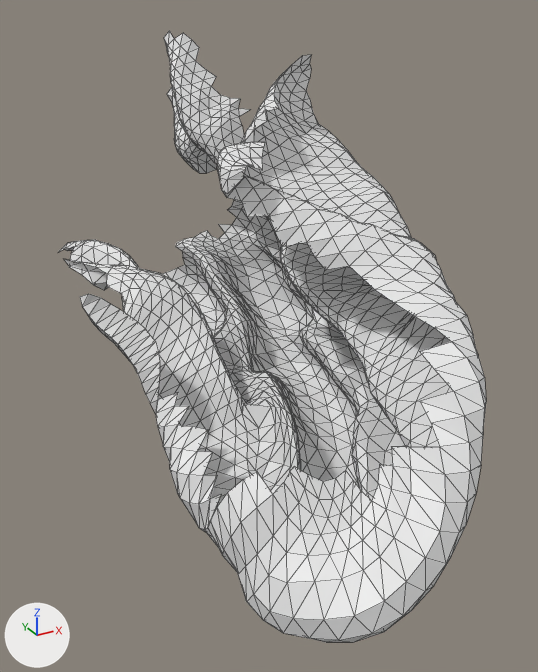
Two versions of the glTF model data/brain_meshes/temporal_lobe.glb, one commit apart.
One viewpoint serves both versions: a 50 mm lens placed at (-0.12, -1.521, 0.325), pointed at (0.671, -0.083, -0.395). The axes (+X, +Y, +Z) are drawn at lower left. The lights are the same throughout. The first picture is the older version. Mesh edges are drawn as thin lines. Where no turn or scale is listed for an object, it has been applied to the vertices.

Names of what the first picture shows: 'geometry_0'.
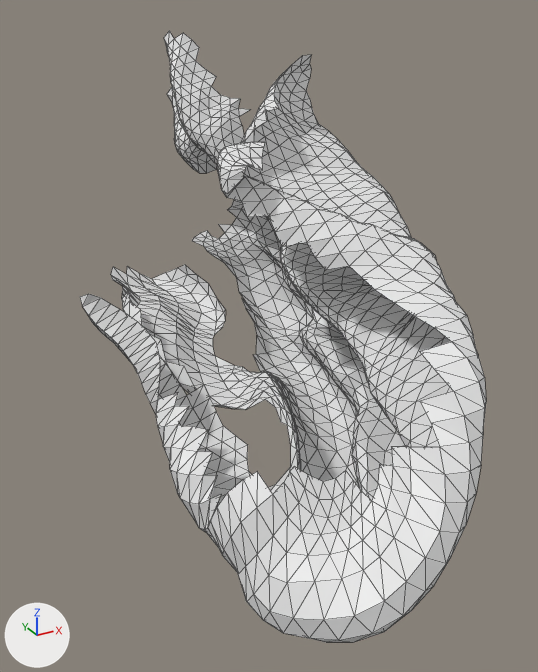
The change, as a diff of the scene's bpy script:
```diff
--- a/data/brain_meshes/temporal_lobe.glb.py
+++ b/data/brain_meshes/temporal_lobe.glb.py
@@ me_geometry_0 @@
 # used by ob_geometry_0; location = (0.0, 0.0, 0.0)
-me_geometry_0.from_pydata(...)  # 2002 vertices, 3794 faces; spans x 0.278..1.035, y -0.736..0.694, z -0.848..0.272
+me_geometry_0.from_pydata(...)  # 1755 vertices, 3251 faces; spans x 0.278..1.035, y -0.736..0.609, z -0.848..0.272
+# me_geometry_0 part 1
+# 247 vertices are removed from x 0.324..0.756, y -0.246..0.694, z -0.676..-0.285
+# 543 faces are deleted
```

Location of each change, [x1, y1, x2, y2] in pixels of the pictures (538 x 672 px):
'geometry_0', reshaped
    before: [60, 31, 486, 642]
    after: [80, 31, 486, 642]
part 1 of me_geometry_0, deleted
    before: [60, 237, 291, 487]
